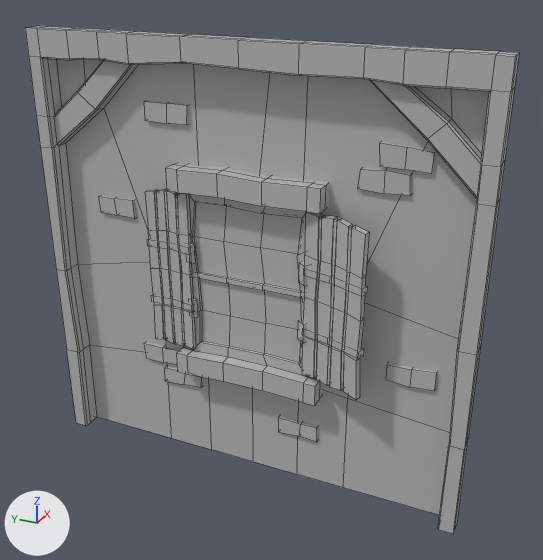
The FBX model PC_Client_&_Server_Makina/Assets/Environement Final/Buildings/Facades & pillars/Facades Type 1 (Slums)/F_Type1_Window_Volet/F_Type1_Window_VoletOpen_Variant/F_Type1_Window_VoletOpen_Variant.fbx as it was, and as the next commit left it.
Rendered twice from a 50 mm lens placed at (-4.56, -1.97, 3.53), pointed at (-0.44, -0.12, 1.47). Lighting does not change. The marker at lower left points along +X, +Y and +Z. Mesh edges are drawn as thin lines.

Script lines for the objects in view, before the commit:
```python
me_mesh = bpy.data.meshes.new('Mesh')
me_mesh.from_pydata(...)  # 782 vertices, 699 faces; spans x -0.73..-0.23, y -1.5..1.5, z 0.0..3.0
me_mesh.materials.append(mat_07___default)  # grey #bcbcbc
ob_f_type1_window_voletopen_variant = bpy.data.objects.new('F_Type1_Window_VoletOpen_Variant', me_mesh)
ob_f_type1_window_voletopen_variant.location = (0.0, 0.0, 0.0)
```
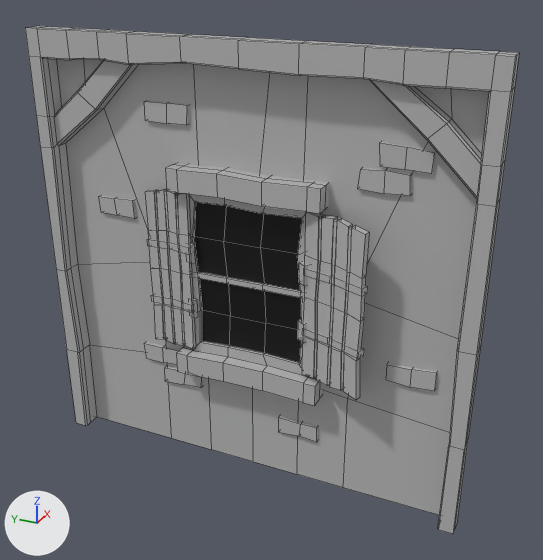
What the commit changed:
Material '01 - Default Slot #2' (mat_01___default_slot__2) is new.
Its base color is (0.0, 0.0, 0.0) (black #000000).
Its roughness is 0.553.
me_mesh has 782 vertices, 699 faces and spans x -0.73..-0.23, y -1.5..1.5, z 0.0..3.0.
me_mesh is used by ob_f_type1_window_voletopen_variant; location (0.0, 0.0, 0.0).
me_mesh part 1: all 12 faces centred in x -0.53, y -0.25..0.28, z 1.08..1.85 switch from mat_07___default (grey #bcbcbc) to mat_01___default_slot__2 (black #000000).

Where the change shows, as pixel boxes (x1, y1, x2, y2) in the pictures (543 x 560 px):
part 1 of me_mesh, recoloured (grey to black): (194, 202, 302, 363) in both
